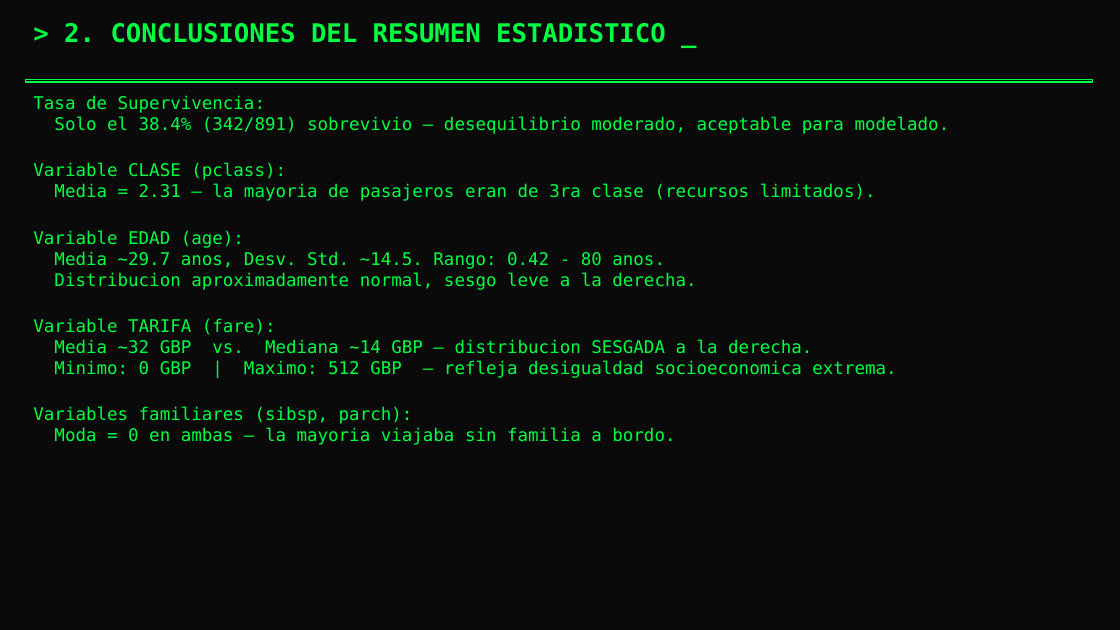
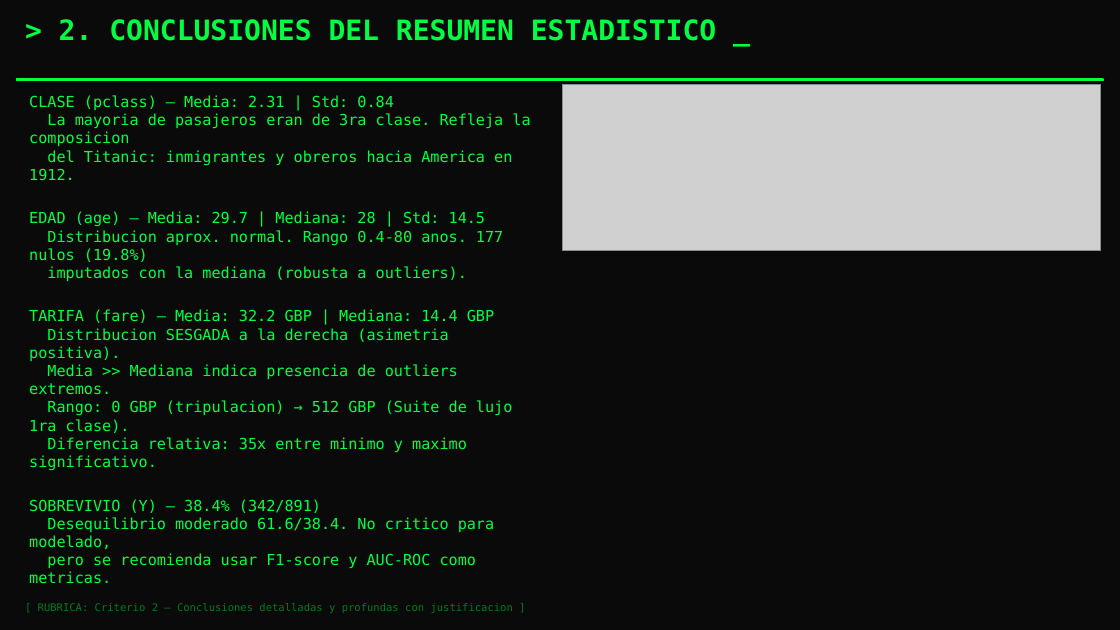
Before and after one commit to kennypallchizaca-coder/Inteligencia-Artificial, a slide deck: slide 3 of reports/Presentacion_EDA_Titanic.pptx. Drawn at 1120x630 pixels with LibreOffice and Linux fonts; fonts in the diff are those of the drawing; grey boxes stand for pictures. Boxes give left, top, right and bottom in pixels: in the first picture for what was removed or moved away, otherwise in the second. Text is boxed around its words. In the diff, an @@ line names an element or a change of style, - is before the commit and + after.

```diff
--- a/reports/Presentacion_EDA_Titanic.pptx
+++ b/reports/Presentacion_EDA_Titanic.pptx
@@ text "> 2. CONCLUSIONES DEL RESUMEN ..." at (x1=59, y1=19, x2=716, y2=41): size 22 to 24 pt @@
@@ rectangle resized from (x1=25, y1=80, x2=1092, y2=82) to (x1=17, y1=79, x2=1103, y2=81) @@
@@ rectangle at (x1=17, y1=79, x2=1103, y2=81): outline #00FF41 1 pt to #00FF41 1.2 pt @@
@@ picture added at (x1=563, y1=84, x2=1101, y2=250) @@
@@ text at (x1=29, y1=95, x2=530, y2=584): text changed; size 15 to 13 pt @@
-Tasa de Supervivencia:
-Solo el 38.4% (342/891) sobrevivio — desequilibrio moderado, aceptable para modelado.
-Variable CLASE (pclass):
-Media = 2.31 — la mayoria de pasajeros eran de 3ra clase (recursos limitados).
-Variable EDAD (age):
-Media ~29.7 anos, Desv. Std. ~14.5. Rango: 0.42 - 80 anos.
-Distribucion aproximadamente normal, sesgo leve a la derecha.
-Variable TARIFA (fare):
-Media ~32 GBP vs. Mediana ~14 GBP — distribucion SESGADA a la derecha.
-Minimo: 0 GBP | Maximo: 512 GBP — refleja desigualdad socioeconomica extrema.
-Variables familiares (sibsp, parch):
-Moda = 0 en ambas — la mayoria viajaba sin familia a bordo.
+CLASE (pclass) — Media: 2.31 | Std: 0.84
+La mayoria de pasajeros eran de 3ra clase. Refleja la composicion
+del Titanic: inmigrantes y obreros hacia America en 1912.
+EDAD (age) — Media: 29.7 | Mediana: 28 | Std: 14.5
+Distribucion aprox. normal. Rango 0.4-80 anos. 177 nulos (19.8%)
+imputados con la mediana (robusta a outliers).
+TARIFA (fare) — Media: 32.2 GBP | Mediana: 14.4 GBP
+Distribucion SESGADA a la derecha (asimetria positiva).
+Media >> Mediana indica presencia de outliers extremos.
+Rango: 0 GBP (tripulacion) → 512 GBP (Suite de lujo 1ra clase).
+Diferencia relativa: 35x entre minimo y maximo significativo.
+SOBREVIVIO (Y) — 38.4% (342/891)
+Desequilibrio moderado 61.6/38.4. No critico para modelado,
+pero se recomienda usar F1-score y AUC-ROC como metricas.
@@ text added at (x1=38, y1=603, x2=513, y2=613), 9 pt, text #007A1E @@
+[ RUBRICA: Criterio 2 — Conclusiones detalladas y profundas con justificacion ]
```
Also in this commit, not shown: 6 other slides changed, 1 slide added, 1 slide removed.
